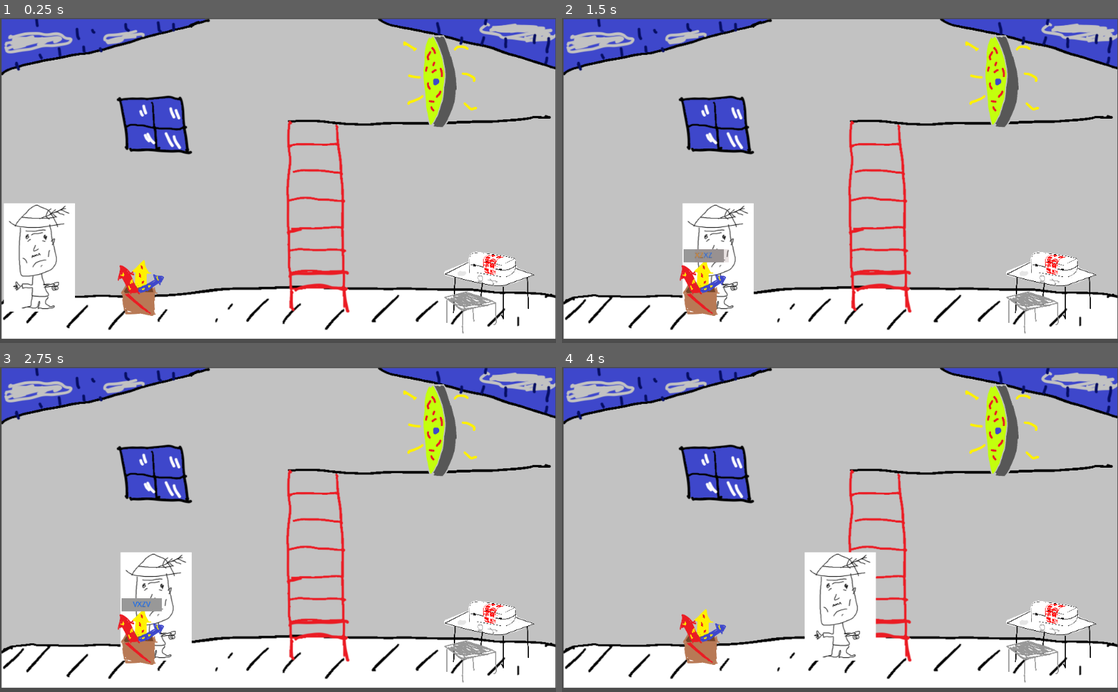
Above: before the commit, frames 1-4 (two rows, left to right).
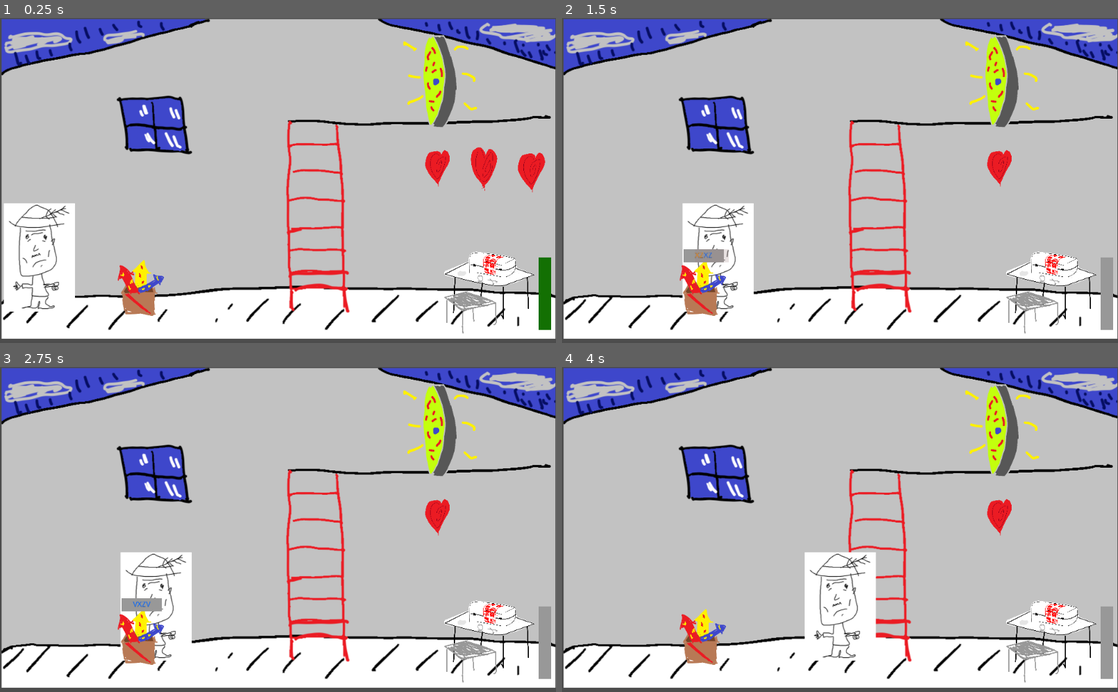
Above: after the commit, the same moments.

Repository: geojax/The-Un-Stable
Game: Godot game, scene res://Player.tscn
Two runs of this game, one before a commit and one after it. Both use one fixed random seed, a clock stepped at 60 frames per second and the inputs below.
Inputs (mouse positions are in pixels of both pictures, inside the frame that each line leads up to):
- Up to frame 1 (0.25 s): no input
- Up to frame 2 (1.5 s): hold Right (right) 0.53-1.25 s; click (739, 255) at 1.27 s; type "12" at 1.35 s
- Up to frame 3 (2.75 s): hold Down (down) from 2.03 s (still down)
- Up to frame 4 (4 s): release Down (down) at 2.78 s; hold Right (right) 2.78-3.53 s; hold Up (up) from 3.53 s (still down)

The runs differ from the first frame. In frame 1, 2.4% of the frame differs, in the area x 2-100%, y 0-97%; in frame 2, 1.6%; in frame 3, 1.6%; in frame 4, 1.6%.

Commit message:
lives working

Diff:
--- /dev/null
+++ b/Lives.gd
@@ -0,0 +1,23 @@
+extends Node2D
+
+
+# Declare member variables here. Examples:
+# var a = 2
+# var b = "text"
+
+onready var hearts = get_children()
+# Called when the node enters the scene tree for the first time.
+func _ready():
+	pass # Replace with function body.
+
+func changeLives(newNum):
+	for i in range(0, 3):
+		if i < newNum:
+			hearts[i].visible = true
+		else:
+			hearts[i].visible = false
+	pass
+
+# Called every frame. 'delta' is the elapsed time since the previous frame.
+#func _process(delta):
+#	pass
--- a/Player.gd
+++ b/Player.gd
@@ -6,6 +6,7 @@
 # var b = "text"
 var numLives = 3
 var numMedbaySuccesses = 0
+onready var lives = get_node("Lives")
 # Called when the node enters the scene tree for the first time.
 func _ready():
 	randomize()
@@ -14,20 +15,32 @@
 	$Medbay.connect("failure", self, "_on_Medbay_fail")
 	pass # Replace with function body.
 
+func _process(delta):
+	if numLives == 3:
+		$MedbayProgress.value = 100
+	else:
+		$MedbayProgress.value = 0
+
 func _on_Fireworks_fail():
 	numLives -= 1
-	print(numLives)
+	lives.changeLives(numLives)
+	if numLives <= 0:
+		print("Dead")
 	pass
 
 func _on_Medbay_success():
-	numMedbaySuccesses += 1
-	if numMedbaySuccesses >= 3:
-		numLives += 1
-		numMedbaySuccesses = 0
+	if numLives < 3:
+		numMedbaySuccesses += 1
+		if numMedbaySuccesses >= 3:
+			numLives += 1
+			numMedbaySuccesses = 0
+		lives.changeLives(numLives)
+		$MedbayProgress.value = float(numMedbaySuccesses) / 3 * 100
 	pass
 
 func _on_Medbay_fail():
 	numMedbaySuccesses = 0
+	$MedbayProgress.value = 0
 	pass
 # Called every frame. 'delta' is the elapsed time since the previous frame.
 #func _process(delta):
--- a/Player.tscn
+++ b/Player.tscn
@@ -10,6 +10,9 @@
 [ext_resource path="res://Art/FarmerTEMP.png" type="Texture" id=8]
 [ext_resource path="res://Portal.gd" type="Script" id=9]
 [ext_resource path="res://Medbay.gd" type="Script" id=10]
+[ext_resource path="res://Art/Heart2.png" type="Texture" id=11]
+[ext_resource path="res://Art/Heart1.png" type="Texture" id=12]
+[ext_resource path="res://Lives.gd" type="Script" id=13]
 
 [sub_resource type="SpriteFrames" id=1]
 animations = [ {
@@ -25,6 +28,11 @@
 [sub_resource type="RectangleShape2D" id=4]
 extents = Vector2( 16.7591, 196.2 )
 
+[sub_resource type="StyleBoxFlat" id=5]
+bg_color = Color( 0.0784314, 0.443137, 0.0156863, 1 )
+
+[sub_resource type="StyleBoxFlat" id=6]
+
 [node name="Node2D" type="Node2D"]
 script = ExtResource( 5 )
 
@@ -32,6 +40,7 @@
 position = Vector2( 513.351, 296.935 )
 scale = Vector2( 1, 0.98194 )
 frames = SubResource( 1 )
+frame = 1
 playing = true
 
 [node name="Farmer" type="Area2D" parent="."]
@@ -62,5 +71,39 @@
 position = Vector2( 900.471, 507.402 )
 script = ExtResource( 10 )
 
+[node name="Lives" type="Node2D" parent="."]
+position = Vector2( 812.043, 279.97 )
+script = ExtResource( 13 )
+__meta__ = {
+"_edit_group_": true
+}
+
+[node name="Sprite" type="Sprite" parent="Lives"]
+scale = Vector2( 0.0855319, 0.0855319 )
+texture = ExtResource( 12 )
+
+[node name="Sprite2" type="Sprite" parent="Lives"]
+position = Vector2( 83.2896, 3.10785 )
+scale = Vector2( 0.0822476, 0.0822476 )
+texture = ExtResource( 11 )
+
+[node name="Sprite3" type="Sprite" parent="Lives"]
+position = Vector2( 173.647, 7.83371 )
+scale = Vector2( 0.09401, 0.09401 )
+texture = ExtResource( 12 )
+
+[node name="MedbayProgress" type="ProgressBar" parent="."]
+margin_left = 992.0
+margin_top = 576.0
+margin_right = 1126.0
+margin_bottom = 599.0
+rect_rotation = -90.0
+custom_styles/fg = SubResource( 5 )
+custom_styles/bg = SubResource( 6 )
+percent_visible = false
+__meta__ = {
+"_edit_use_anchors_": false
+}
+
 [connection signal="area_entered" from="Farmer" to="Farmer" method="_on_KinematicBody2D2_area_entered"]
 [connection signal="area_exited" from="Farmer" to="Farmer" method="_on_Farmer_area_exited"]
Binary file changed: Art/Heart1.png
Binary file added: Art/Heart2.png
Not shown, added: Art/Heart2.png.import
Not shown: 1 places in Player.tscn that only renumber resources
